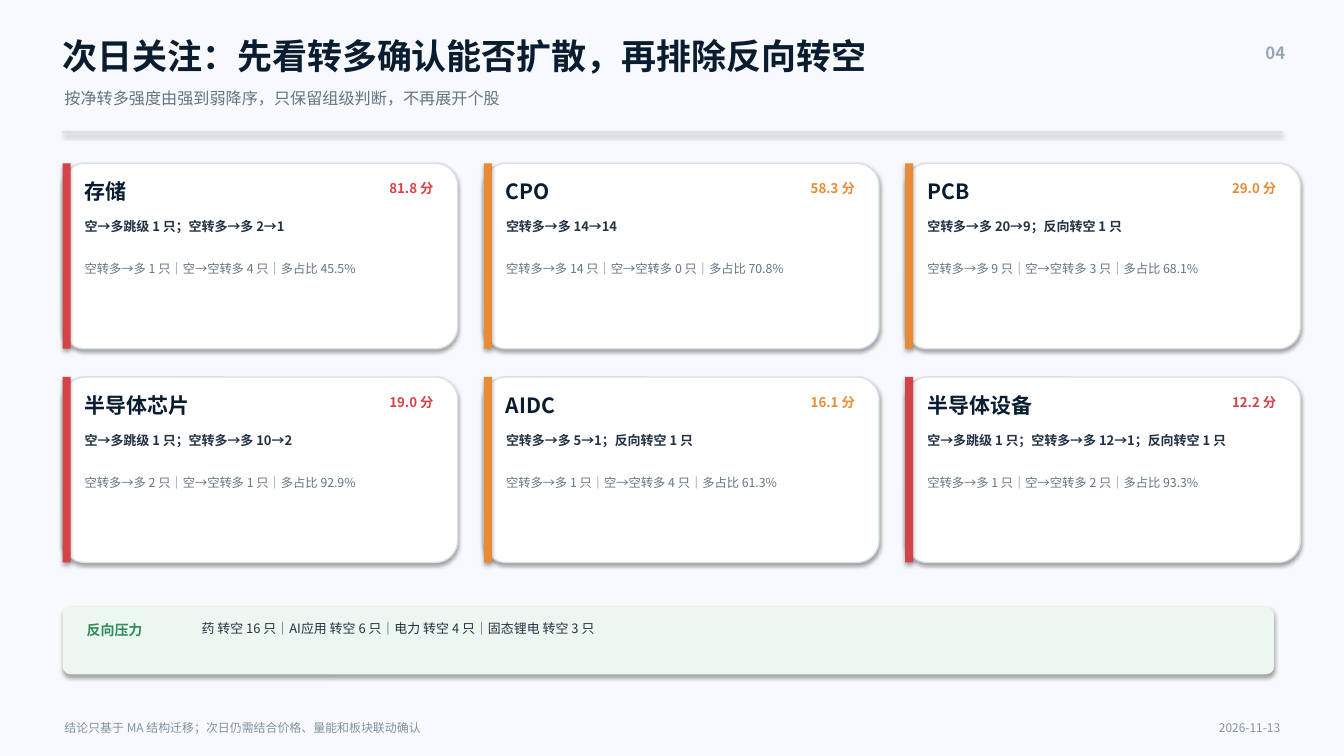
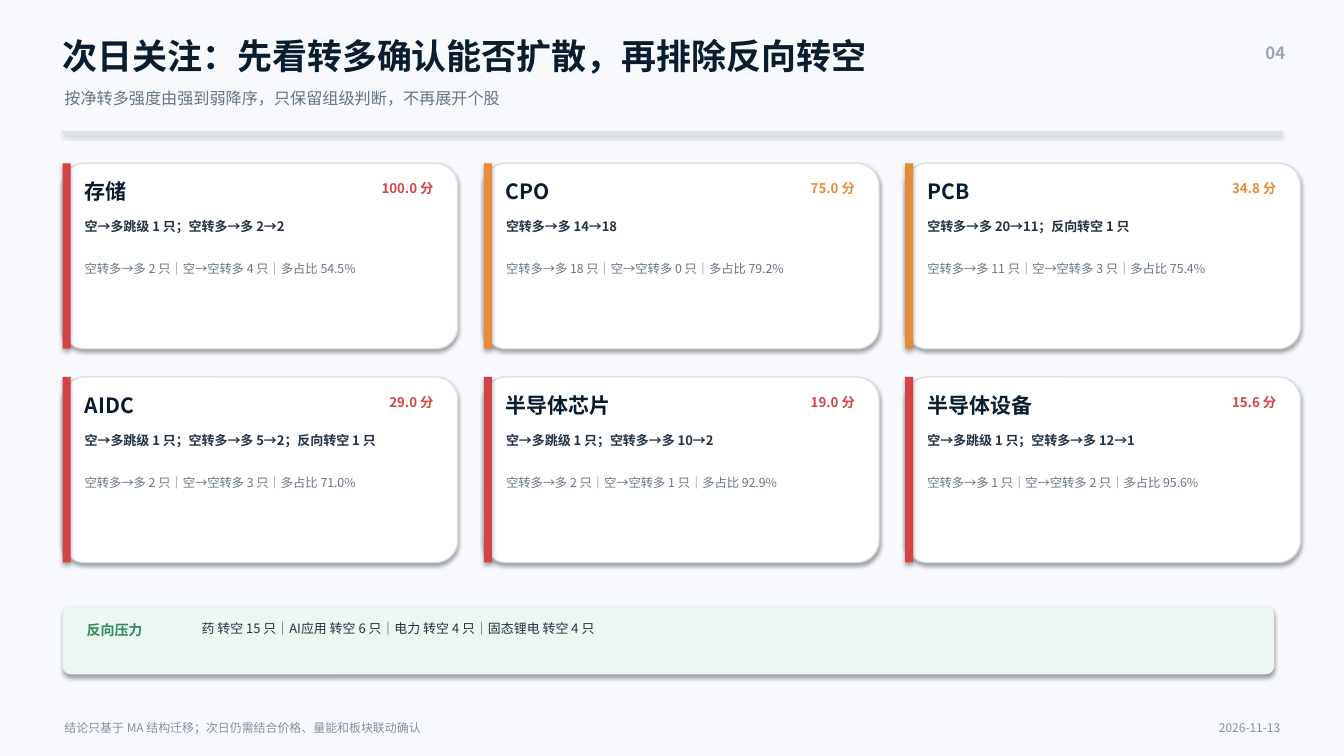
Before and after one commit to nancybhc/a-share-blast-lab, a slide deck: slide 4 of assets/多空阶段简报_2026-11-13.pptx. Drawn at 1344x756 pixels with LibreOffice and Linux fonts; fonts in the diff are those of the drawing. Boxes give left, top, right and bottom in pixels: in the first picture for what was removed or moved away, otherwise in the second. Text is boxed around its words. In the diff, an @@ line names an element or a change of style, - is before the commit and + after.

```diff
--- a/assets/多空阶段简报_2026-11-13.pptx
+++ b/assets/多空阶段简报_2026-11-13.pptx
@@ text at box(382, 182, 433, 194): text changed @@
-81.8 分
+100.0 分
@@ text at box(811, 182, 855, 194): text changed @@
-58.3 分
+75.0 分
@@ text at box(1232, 182, 1276, 194): text changed @@
-29.0 分
+34.8 分
@@ text at box(85, 220, 284, 233): text changed @@
-空→多跳级 1 只；空转多→多 2→1
+空→多跳级 1 只；空转多→多 2→2
@@ text at box(506, 220, 617, 232): text changed @@
-空转多→多 14→14
+空转多→多 14→18
@@ text at box(927, 220, 1130, 233): text changed @@
-空转多→多 20→9；反向转空 1 只
+空转多→多 20→11；反向转空 1 只
@@ text at box(85, 262, 356, 274): text changed @@
-空转多→多 1 只｜空→空转多 4 只｜多占比 45.5%
+空转多→多 2 只｜空→空转多 4 只｜多占比 54.5%
@@ text at box(506, 262, 784, 274): text changed @@
-空转多→多 14 只｜空→空转多 0 只｜多占比 70.8%
+空转多→多 18 只｜空→空转多 0 只｜多占比 79.2%
@@ text at box(927, 262, 1205, 274): text changed @@
-空转多→多 9 只｜空→空转多 3 只｜多占比 68.1%
+空转多→多 11 只｜空→空转多 3 只｜多占比 75.4%
@@ rectangle at box(484, 377, 492, 563): fill #E88B36 to #D34347 @@
@@ text at box(85, 397, 134, 414): text changed @@
-半导体芯片
+AIDC
@@ text at box(389, 396, 433, 408): text changed @@
-19.0 分
+29.0 分
@@ text at box(506, 395, 611, 415): text changed @@
-AIDC
+半导体芯片
@@ text at box(811, 396, 855, 408): text changed; text colour #E88B36 to #D34347 @@
-16.1 分
+19.0 分
@@ text at box(1232, 396, 1276, 408): text changed @@
-12.2 分
+15.6 分
@@ text at box(85, 434, 376, 447): text changed @@
-空→多跳级 1 只；空转多→多 10→2
+空→多跳级 1 只；空转多→多 5→2；反向转空 1 只
@@ text at box(506, 434, 714, 447): text changed @@
-空转多→多 5→1；反向转空 1 只
+空→多跳级 1 只；空转多→多 10→2
@@ text at box(927, 434, 1135, 447): text changed @@
-空→多跳级 1 只；空转多→多 12→1；反向转空 1 只
+空→多跳级 1 只；空转多→多 12→1
@@ text at box(85, 476, 356, 488): text changed @@
-空转多→多 2 只｜空→空转多 1 只｜多占比 92.9%
+空转多→多 2 只｜空→空转多 3 只｜多占比 71.0%
@@ text at box(506, 476, 777, 488): text changed @@
-空转多→多 1 只｜空→空转多 4 只｜多占比 61.3%
+空转多→多 2 只｜空→空转多 1 只｜多占比 92.9%
@@ text at box(927, 476, 1198, 488): text changed @@
-空转多→多 1 只｜空→空转多 2 只｜多占比 93.3%
+空转多→多 1 只｜空→空转多 2 只｜多占比 95.6%
@@ text at box(202, 622, 595, 635): text changed @@
-药 转空 16 只｜AI应用 转空 6 只｜电力 转空 4 只｜固态锂电 转空 3 只
+药 转空 15 只｜AI应用 转空 6 只｜电力 转空 4 只｜固态锂电 转空 4 只
```
Also in this commit, not shown: 3 other slides changed, 13 other files.
